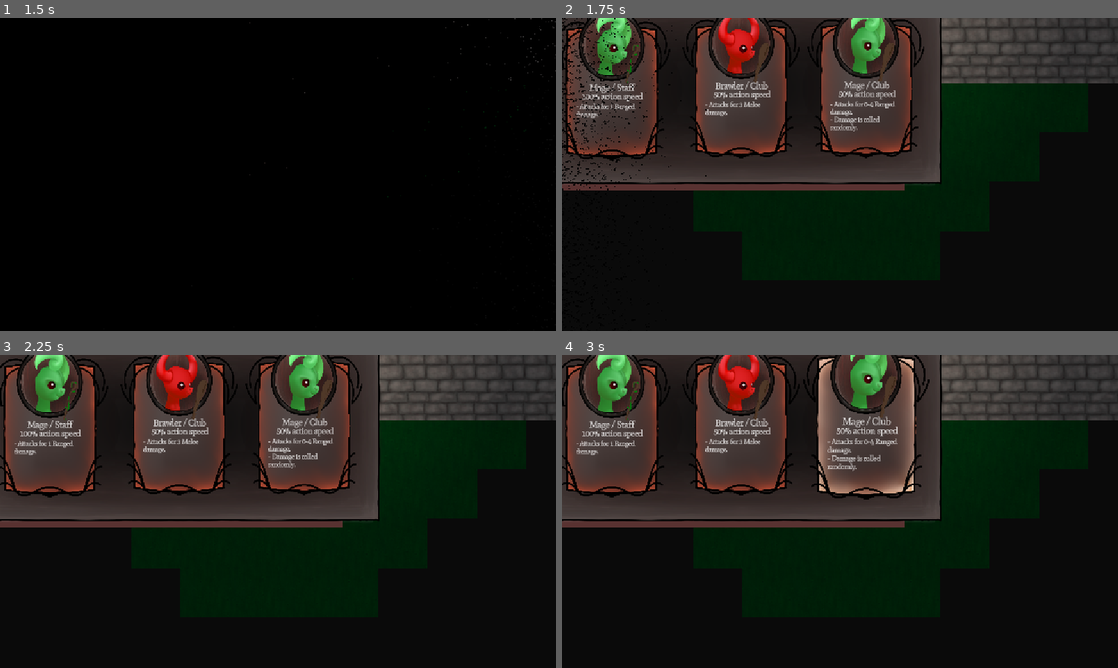
Above: before the commit, frames 1-4 (two rows, left to right).
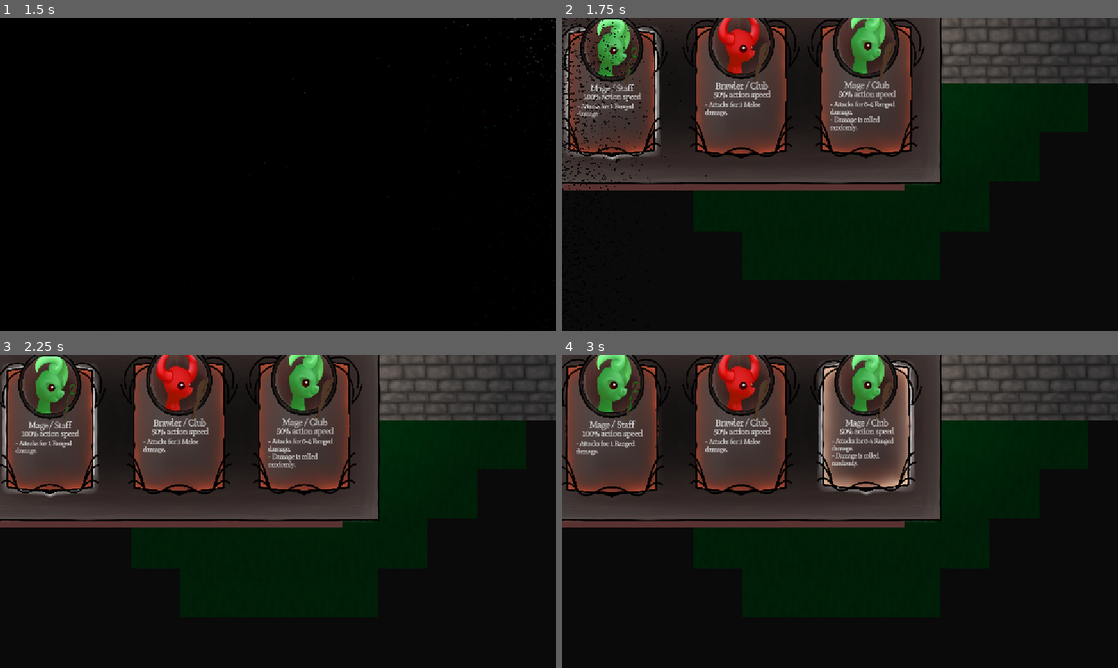
Above: after the commit, the same moments.

Repository: HoneyPony/impish-descent-future
Game: Godot game, scene res://MainMenu.tscn
Same seed, same stepped clock (60 frames per second), same inputs: the game is played once before the commit and once after it.
Inputs:
- Up to frame 1 (1.5 s): click "Play" at 0.5 s; click "Confirm" at 1.25 s
- Up to frame 2 (1.75 s): no input
- Up to frame 3 (2.25 s): click "Confirm" at 2 s
- Up to frame 4 (3 s): click "Choose" at 2.75 s

Frame 1 is identical in both runs. In frame 2, 2.4% of the frame differs, in the area x 0-20%, y 0-46%; in frame 3, 2.6%; in frame 4, 4.8%, in the area x 0-67%, y 0-47%.

Commit message:
Card selection

Diff:
--- a/ui/cards/card.gd
+++ b/ui/cards/card.gd
@@ -18,7 +18,10 @@
 const BBCODE_MODIFIED := "[color=#a0ffc0]"
 
 @onready var hover_tex := %HoverTex
+@onready var select_tex := %SelectTex
 @onready var card_rect := %Card
+
+var selected: bool = false
 
 func setup_as_imp(data, id: int) -> void:
 	var klass       = data[0]
@@ -47,14 +50,34 @@
 	%Title.text = str(GS.get_class_name(klass), " / ", GS.get_item_name(item))
 	%Description.text = description
 
-var hover_t: float = 0.0
-
 func _physics_process(delta: float) -> void:
 	var is_hovered = card_rect.get_global_rect().has_point(get_global_mouse_position())
 
-	var hover_t_to = 1.0 if is_hovered else 0.0
-	hover_t += (hover_t_to - hover_t) * 0.2
+	var hover_tex_target := 1.0 if is_hovered else 0.0
+	var scale_target := 1.0
+	if is_hovered:
+		scale_target = 1.08 # select overrides hover..?
+	if selected:
+		scale_target = 0.95
 
-	hover_tex.modulate.a = hover_t
-	scale.x = lerp(1.0, 1.08, hover_t)
+	var select_tex_target := 1.0 if selected else 0.0
+
+	hover_tex.modulate.a += (hover_tex_target - hover_tex.modulate.a) * 0.2
+
+	scale.x += (scale_target - scale.x) * 0.2
 	scale.y = scale.x
+
+	select_tex.modulate.a += (select_tex_target - select_tex.modulate.a) * 0.2
+
+func select_self() -> void:
+	get_parent().unselect_main_cards()
+	get_parent().current_main_card = self
+
+	selected = true
+
+func _ready() -> void:
+	%Card.gui_input.connect(func(event: InputEvent) -> void:
+		if event is InputEventMouseButton:
+			if event.pressed:
+				select_self()
+	)
--- a/ui/cards/card.tscn
+++ b/ui/cards/card.tscn
@@ -1,7 +1,8 @@
-[gd_scene load_steps=11 format=3 uid="uid://c530bsw0pmjhi"]
+[gd_scene load_steps=12 format=3 uid="uid://c530bsw0pmjhi"]
 
 [ext_resource type="Theme" uid="uid://bmach4nts3c8n" path="res://ui/rewards_menu_theme.tres" id="1_j1wn2"]
 [ext_resource type="Texture2D" uid="uid://bau4fcmilhohm" path="res://ui/cards/portrait_bg.png" id="2_08k0w"]
+[ext_resource type="Texture2D" uid="uid://bkdx68008028s" path="res://ui/cards/card-select.png" id="2_fn7ga"]
 [ext_resource type="Texture2D" uid="uid://dygmsg5yp7rmk" path="res://ui/cards/card.png" id="2_tts3a"]
 [ext_resource type="Script" uid="uid://csg67rt3bras1" path="res://ui/cards/card.gd" id="3_fijmi"]
 [ext_resource type="Texture2D" uid="uid://da3lgcyu0ciub" path="res://players/red/body-f.png" id="3_tts3a"]
@@ -13,6 +14,13 @@
 
 [node name="Card" type="Node2D"]
 script = ExtResource("3_fijmi")
+
+[node name="SelectTex" type="Sprite2D" parent="."]
+unique_name_in_owner = true
+modulate = Color(1, 1, 1, 0)
+position = Vector2(2, -19)
+scale = Vector2(0.33722, 0.375754)
+texture = ExtResource("2_fn7ga")
 
 [node name="Card" type="TextureRect" parent="."]
 unique_name_in_owner = true
@@ -34,6 +42,7 @@
 anchor_bottom = 1.0
 grow_horizontal = 2
 grow_vertical = 2
+mouse_filter = 2
 texture = ExtResource("4_yfa6u")
 expand_mode = 1
 
@@ -47,6 +56,7 @@
 offset_top = 139.0
 offset_right = 224.0
 offset_bottom = 165.0
+mouse_filter = 2
 text = "Cleric / Scythe"
 horizontal_alignment = 1
 
@@ -57,6 +67,7 @@
 offset_top = 158.0
 offset_right = 224.0
 offset_bottom = 184.0
+mouse_filter = 2
 theme_override_font_sizes/normal_font_size = 16
 bbcode_enabled = true
 text = "[color=#a0ffc0]200% action speed"
@@ -70,6 +81,7 @@
 offset_top = 178.0
 offset_right = 224.0
 offset_bottom = 204.0
+mouse_filter = 2
 theme_override_font_sizes/normal_font_size = 16
 bbcode_enabled = true
 text = "4 Ranged Damage"
@@ -82,6 +94,7 @@
 offset_top = 181.0
 offset_right = 207.0
 offset_bottom = 269.0
+mouse_filter = 2
 theme_override_font_sizes/normal_font_size = 13
 text = "- Attacks for 5 Melee damage.
 - Can only attack when enemies are below half health."
--- a/ui/reward_ui.gd
+++ b/ui/reward_ui.gd
@@ -6,7 +6,7 @@
 	$ImpSelectRow3
 ]
 
-@onready var cards = [
+@onready var cards := [
 	%Card1,
 	%Card2,
 	%Card3
@@ -21,11 +21,18 @@
 var current_new_imp = 0
 var current_new_relic = 0
 
+## Which of the main row of cards will be picked.
+var current_main_card: UpgradeCard = null
+
 var do_choose_relic = false
 
 @export var double_upgrade: ColorRect = null
 @export var double_upgrade_child: ColorRect = null
 var flag_own_hide = false
+
+func unselect_main_cards() -> void:
+	for card in cards:
+		card.selected = false
 
 func unselect_imps():
 	for row in rows:
@@ -63,6 +70,7 @@
 		cards[i].setup_as_imp(GS.valid_imps[imps[i]], imps[i])
 
 	rows[0].select_this()
+	cards[0].select_self()
 
 	if relic:
 		var first = GS.avail_relics.pick_random()
Binary file added: ui/cards/card-select.png
Not shown, added: ui/cards/card-select.png.import
Not shown, changed: ui/cards/card.kra
Not shown, changed: ui/cards/card.kra~
